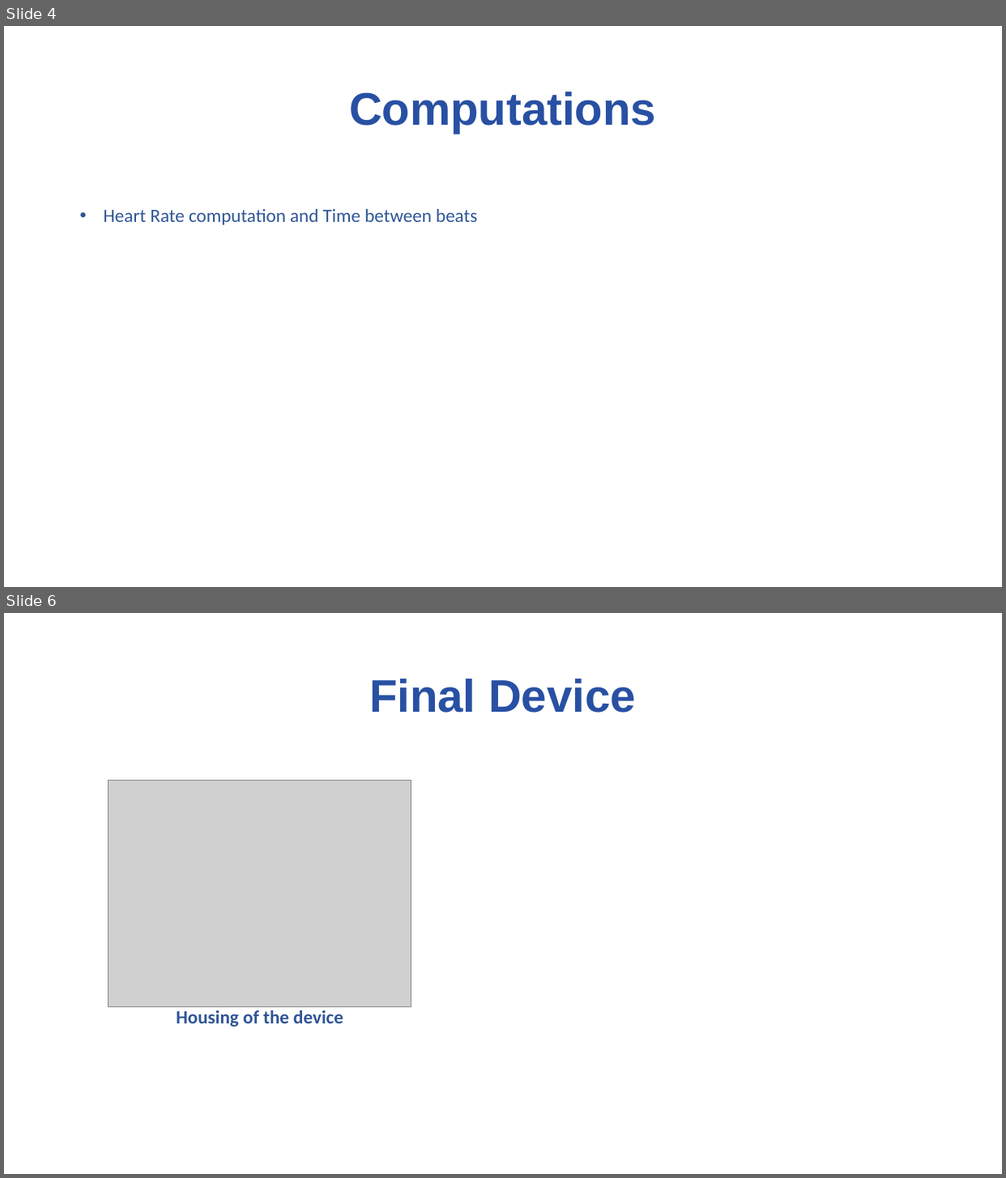
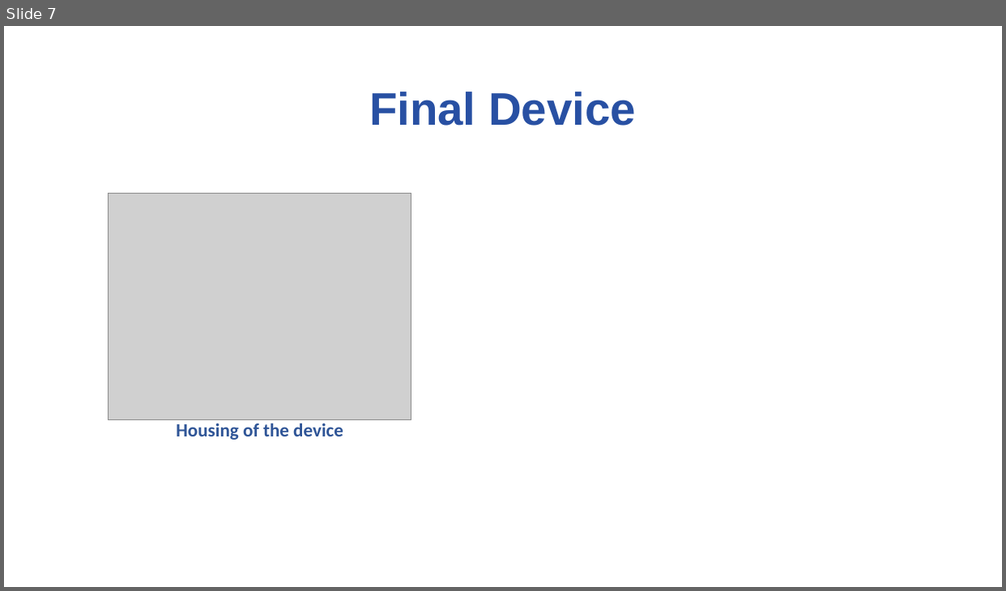
Before and after one commit to ramirez915/BioE-CS-494, a slide deck: Lab 2 ppt.pptx. Shown one above the other, each under a label of ours: slides 4 and 6 before the commit, slide 7 after it; the slides between them are not shown. The pictures are 1006x1178 and 1006x591 pixels, drawn with LibreOffice and Linux fonts; fonts in the diff are those of the drawing; grey boxes stand for pictures; background and template pictures are left out. Boxes give left, top, right and bottom in pixels: in the first picture for what was removed or moved away, otherwise in the second. Text is boxed around its words. In the diff, an @@ line names an element or a change of style, - is before the commit and + after.

```diff
--- a/Lab 2 ppt.pptx
+++ b/Lab 2 ppt.pptx
@@ slide 4 removed at <box>4,26,1002,587</box>, background #FFFFFF @@
@@ title removed at <box>349,92,656,133</box> @@
-Computations
@@ text removed at <box>104,209,477,225</box> @@
-• Heart Rate computation and Time between beats
@@ what was slide 6 is now slide 7 @@
```
Also in this commit, not shown: 3 slides changed, 2 slides added, 1 other slide removed.
